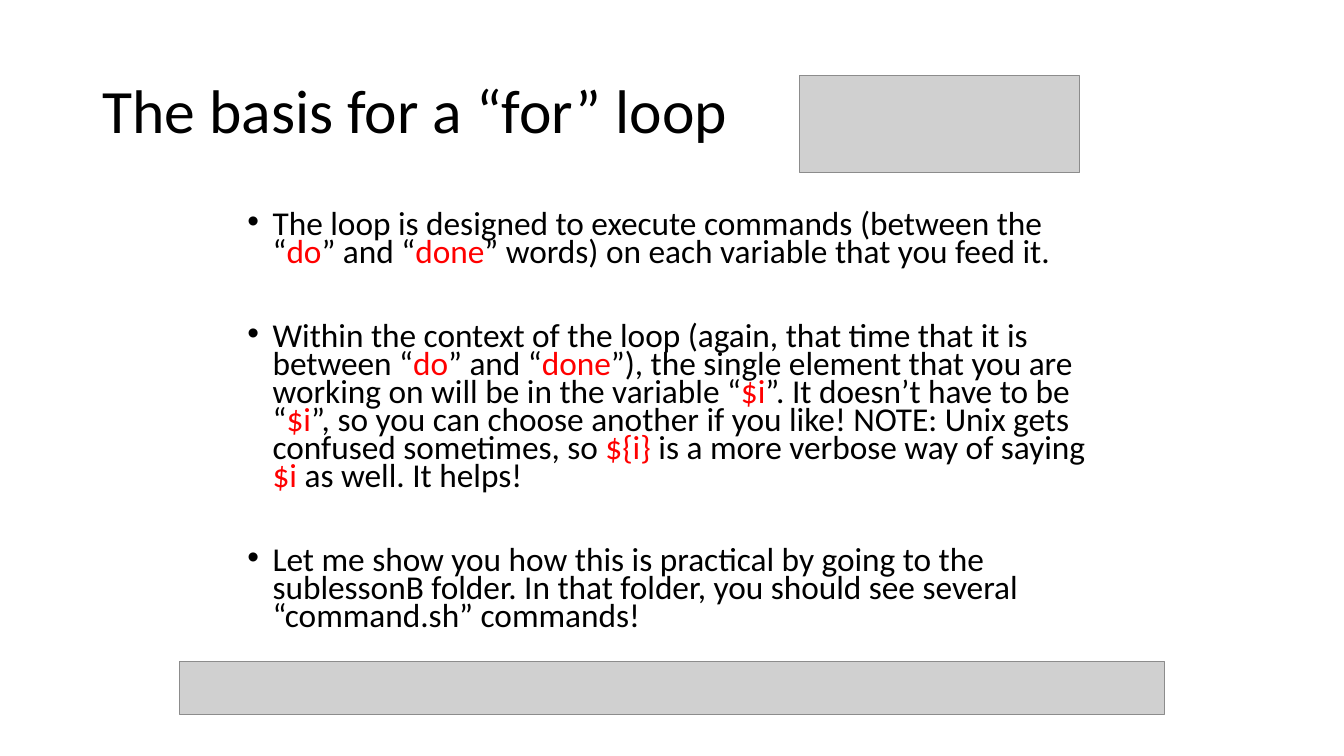
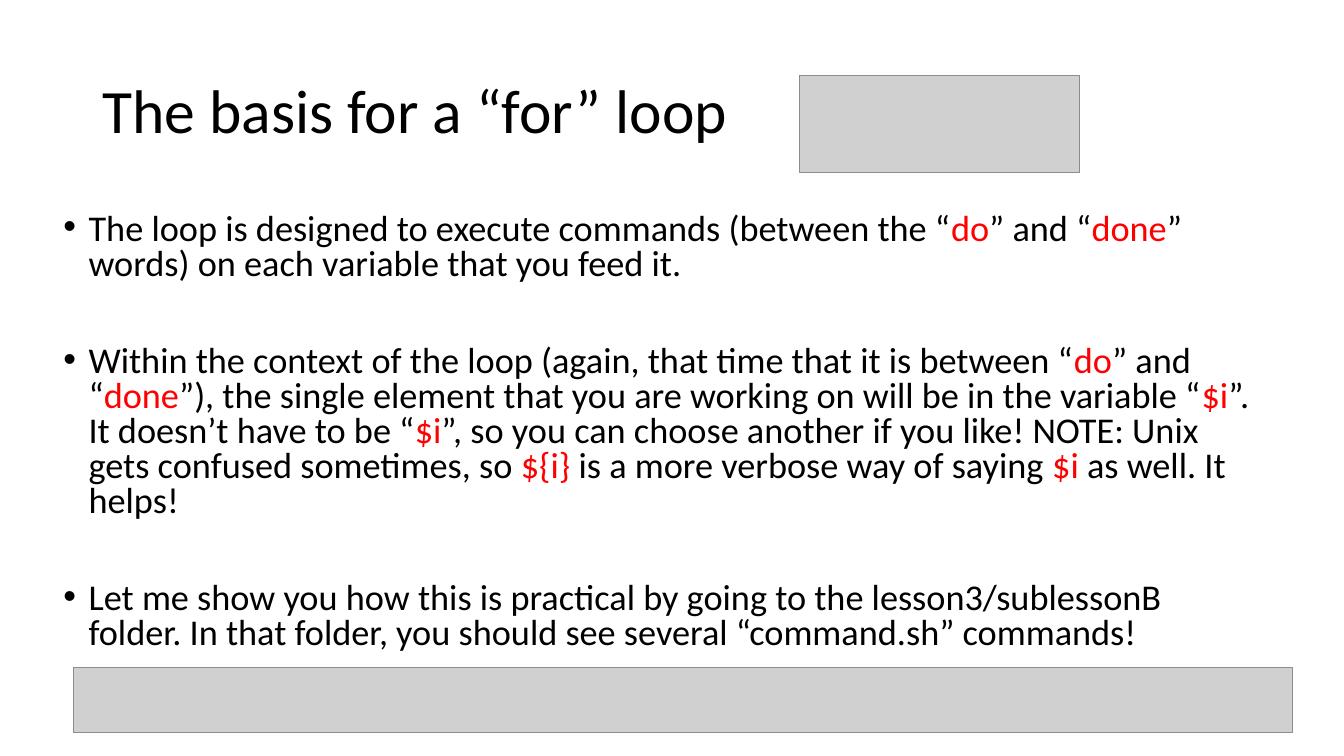
Before and after one commit to haibol2016/BioinformaticsTrainingWorkshop, a slide deck: slide 16 of 1.Unix/presentations/advanced_command_line_tutorial.pptx. Drawn at 1344x756 pixels with LibreOffice and Linux fonts; fonts in the diff are those of the drawing; grey boxes stand for pictures. Boxes give left, top, right and bottom in pixels: in the first picture for what was removed or moved away, otherwise in the second. Text is boxed around its words. In the diff, an @@ line names an element or a change of style, - is before the commit and + after.

Commit message:
update unix slides

```diff
--- a/1.Unix/presentations/advanced_command_line_tutorial.pptx
+++ b/1.Unix/presentations/advanced_command_line_tutorial.pptx
@@ text "The loop is designed to ...": place and size @@
-text "The loop is designed to ..." at [273, 211, 1085, 628]
+text "The loop is designed to ..." at [89, 215, 1249, 651]
@@ text at [89, 215, 1249, 519]: size 23.8 to 25.9 pt in "The loop is designed to execute commands ...", "Within the context of the loop (again, ..."; line spacing 0.7 to 0.8 @@
@@ text at [89, 584, 1161, 651]: text changed; size 23.8 to 25.9 pt @@
-• Let me show you how this is practical by going to the sublessonB folder. In that folder, you should see several “command.sh” commands!
+• Let me show you how this is practical by going to the lesson3/sublessonB folder. In that folder, you should see several “command.sh” commands!
@@ picture: place and size @@
-picture at [179, 661, 1165, 714]
+picture at [74, 667, 1292, 733]
```
Also in this commit, not shown: 25 other slides changed, 6 slides added, 2 slides removed, 3 other files.
